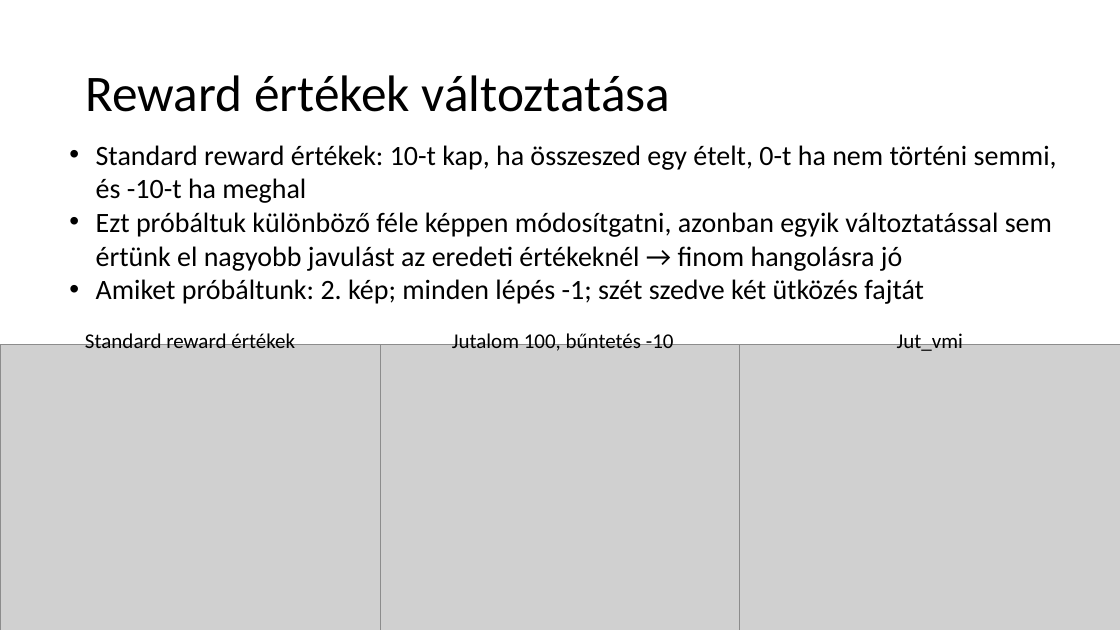
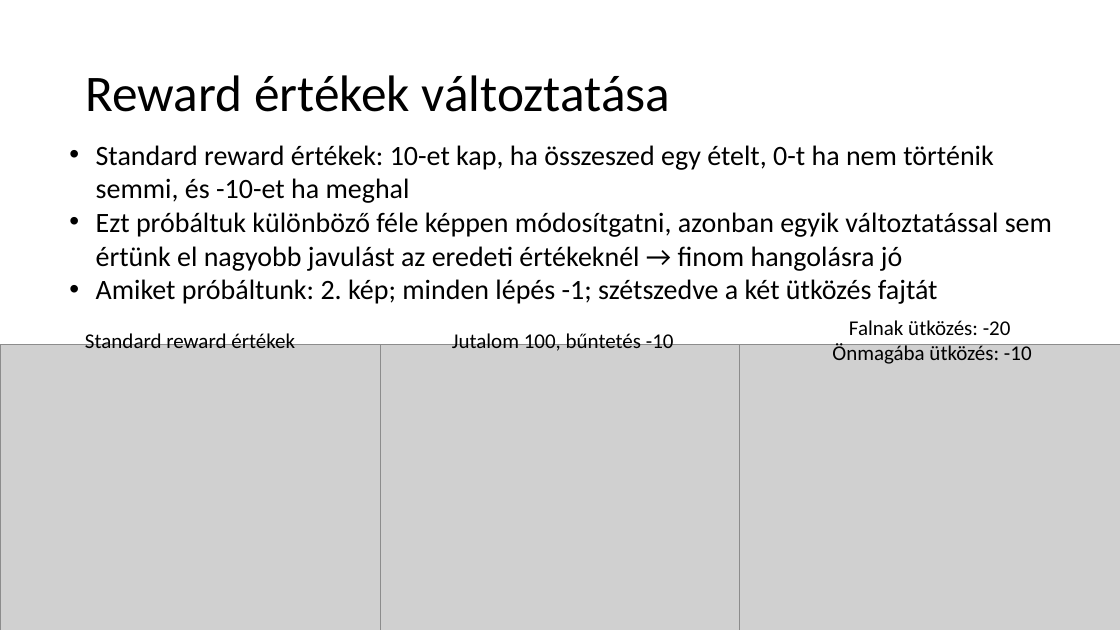
Before and after one commit to kunmts/Snake_AI_gyak, a slide deck: slide 10 of Projektmunka_KarlJanos_KunMatyas.pptx (slide 9 before the commit). Drawn at 1120x630 pixels with LibreOffice and Linux fonts; fonts in the diff are those of the drawing; grey boxes stand for pictures. Boxes give left, top, right and bottom in pixels: in the first picture for what was removed or moved away, otherwise in the second. Text is boxed around its words. In the diff, an @@ line names an element or a change of style, - is before the commit and + after.

```diff
--- a/Projektmunka_KarlJanos_KunMatyas.pptx
+++ b/Projektmunka_KarlJanos_KunMatyas.pptx
@@ text at box(96, 145, 994, 203): text changed @@
-• Standard reward értékek: 10-t kap, ha összeszed egy ételt, 0-t ha nem történi semmi, és -10-t ha meghal
+• Standard reward értékek: 10-et kap, ha összeszed egy ételt, 0-t ha nem történik semmi, és -10-et ha meghal
@@ text at box(96, 279, 938, 304): text changed @@
-• Amiket próbáltunk: 2. kép; minden lépés -1; szét szedve két ütközés fajtát
+• Amiket próbáltunk: 2. kép; minden lépés -1; szétszedve a két ütközés fajtát
@@ text at box(832, 320, 1032, 364): text changed @@
-Jut_vmi
+Falnak ütközés: -20
+Önmagába ütközés: -10
```
Also in this commit, not shown: 7 other slides changed, 2 slides added.
